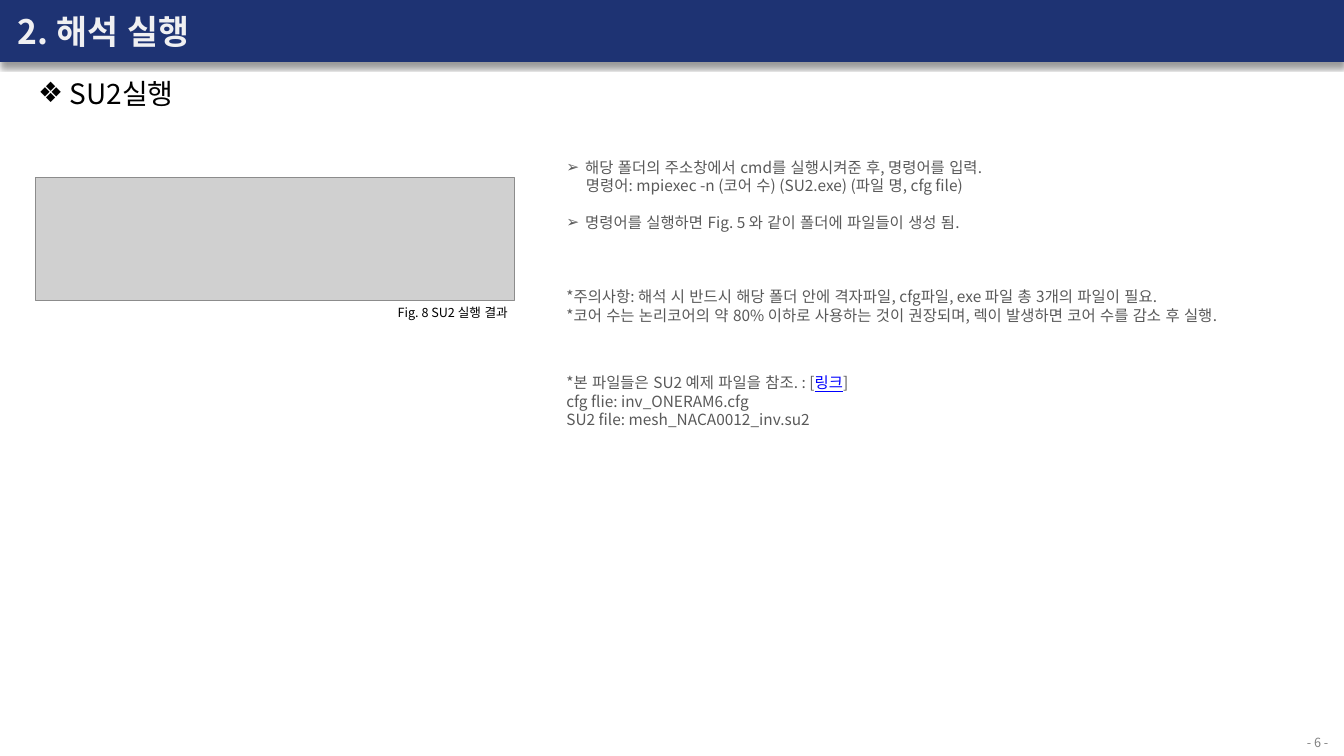
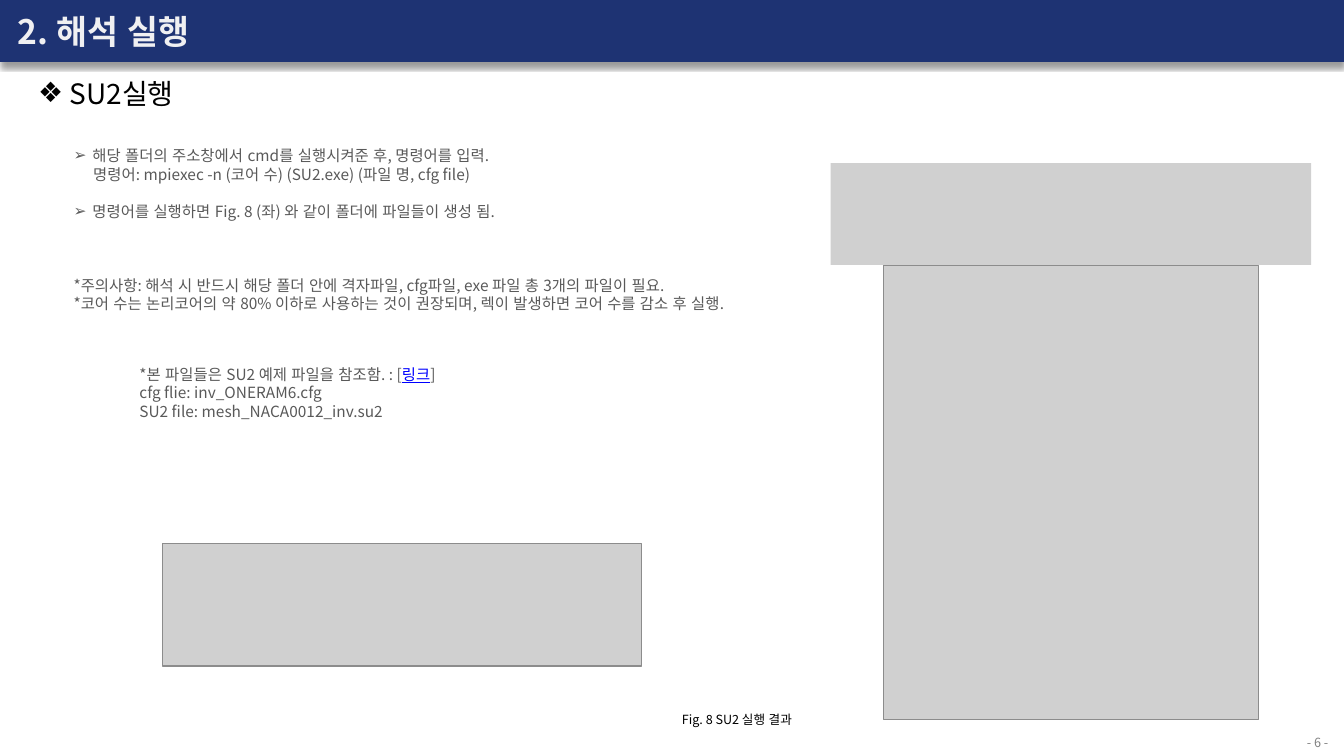
Before and after one commit to Bogeuns/17415009_BogeunSeo, a slide deck: slide 6 of Lecture/Week_1/SU2 보고서 (1주차).pptx. Drawn at 1344x756 pixels with LibreOffice and Linux fonts; fonts in the diff are those of the drawing; grey boxes stand for pictures. Boxes give left, top, right and bottom in pixels: in the first picture for what was removed or moved away, otherwise in the second. Text is boxed around its words. In the diff, an @@ line names an element or a change of style, - is before the commit and + after.

```diff
--- a/Lecture/Week_1/SU2 보고서 (1주차).pptx
+++ b/Lecture/Week_1/SU2 보고서 (1주차).pptx
@@ text "해당 폴더의 주소창에서 cmd를 실행시켜준 ...": place and size @@
-text "해당 폴더의 주소창에서 cmd를 실행시켜준 ..." at box(566, 160, 1217, 324)
+text "해당 폴더의 주소창에서 cmd를 실행시켜준 ..." at box(74, 148, 724, 312)
@@ picture added at box(831, 163, 1312, 265) @@
@@ text at box(92, 204, 495, 221): text changed @@
-➢ 명령어를 실행하면 Fig. 5 와 같이 폴더에 파일들이 생성 됨.
+➢ 명령어를 실행하면 Fig. 8 (좌) 와 같이 폴더에 파일들이 생성 됨.
@@ picture added at box(884, 266, 1259, 720) @@
@@ text "*본 파일들은 SU2 예제 파일을 ...": place and size @@
-text "*본 파일들은 SU2 예제 파일을 ..." at box(566, 375, 848, 427)
+text "*본 파일들은 SU2 예제 파일을 ..." at box(139, 367, 436, 419)
@@ text at box(139, 367, 436, 383): text changed @@
-*본 파일들은 SU2 예제 파일을 참조. : [링크]
+*본 파일들은 SU2 예제 파일을 참조함. : [링크]
@@ picture: place and size @@
-picture at box(36, 177, 515, 300)
+picture at box(162, 543, 641, 666)
@@ text "Fig. 8 SU2 실행 결과": place and size @@
-text "Fig. 8 SU2 실행 결과" at box(398, 306, 508, 320)
+text "Fig. 8 SU2 실행 결과" at box(682, 713, 792, 727)
```
Also in this commit, not shown: 1 other file.
